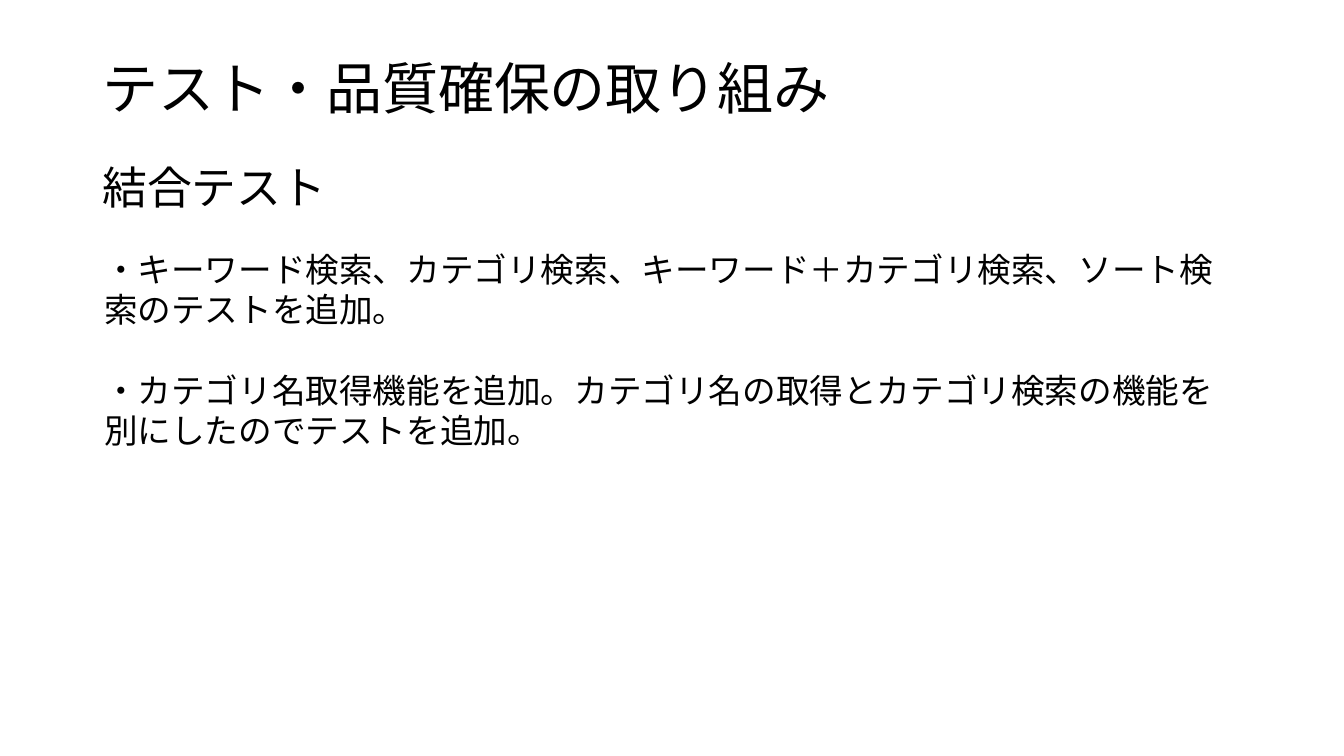
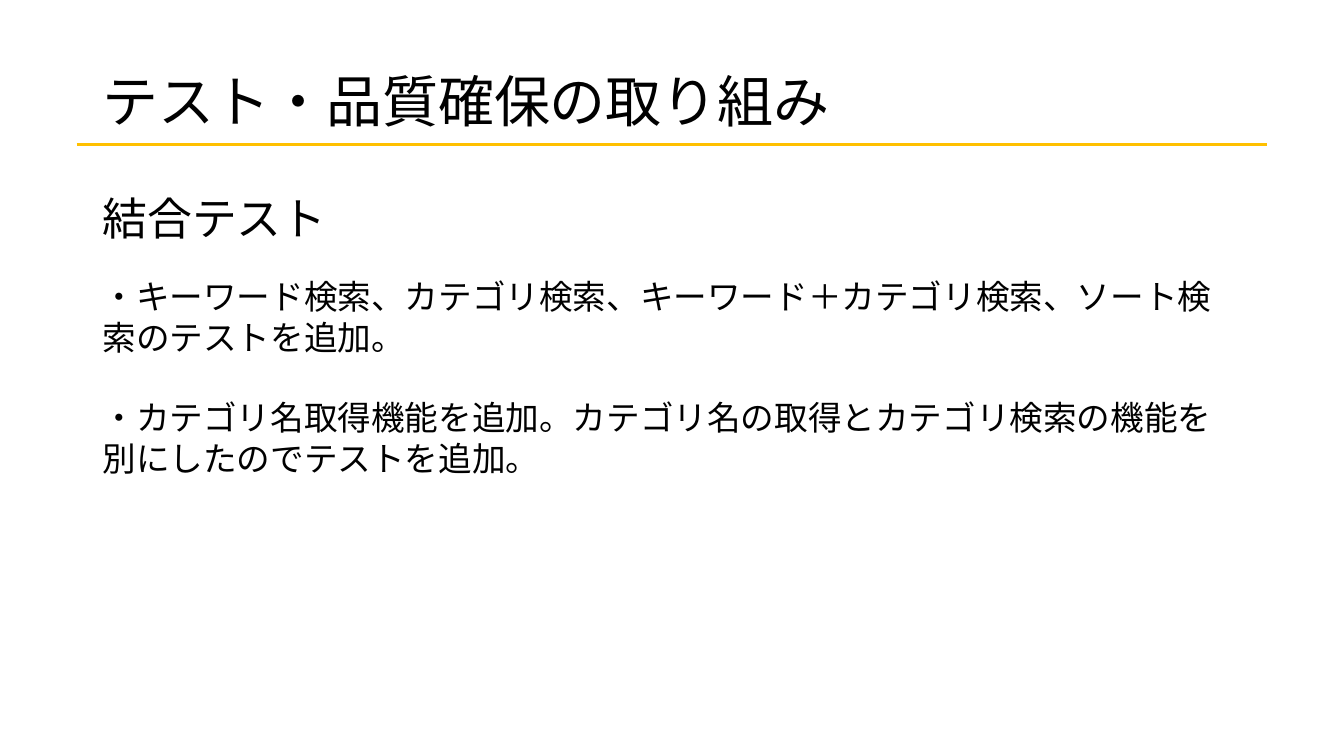
Before and after one commit to kadowakiyuya/simplezakka, a slide deck: slide 13 of 成果発表会/成果発表会.pptx (slide 14 before the commit). Drawn at 1344x756 pixels with LibreOffice and Linux fonts; fonts in the diff are those of the drawing. Boxes give left, top, right and bottom in pixels: in the first picture for what was removed or moved away, otherwise in the second. Text is boxed around its words. In the diff, an @@ line names an element or a change of style, - is before the commit and + after.

```diff
--- a/成果発表会/成果発表会.pptx
+++ b/成果発表会/成果発表会.pptx
@@ title "テスト・品質確保の取り組み": place and size @@
-title "テスト・品質確保の取り組み" at <box>102,62,829,114</box>
+title "テスト・品質確保の取り組み" at <box>102,75,829,127</box>
@@ line added from (77, 144) to (1267, 144), #FFC000 1.75 pt @@
@@ text "結合テスト": place and size @@
-text "結合テスト" at <box>102,166,326,208</box>
+text "結合テスト" at <box>102,197,326,239</box>
@@ text "結合テスト" at <box>102,197,326,239</box>: font Noto Sans CJK JP to Arial @@
@@ text "・キーワード検索、カテゴリ検索、キーワード＋カテゴリ検索、ソート検索のテストを追加。": place and size @@
-text "・キーワード検索、カテゴリ検索、キーワード＋カテゴリ検索、ソート検索のテストを追加。" at <box>104,253,1213,446</box>
+text "・キーワード検索、カテゴリ検索、キーワード＋カテゴリ検索、ソート検索のテストを追加。" at <box>102,280,1211,474</box>
```
Also in this commit, not shown: 19 other slides changed, 2 slides added, 3 slides removed, 1 other file.
